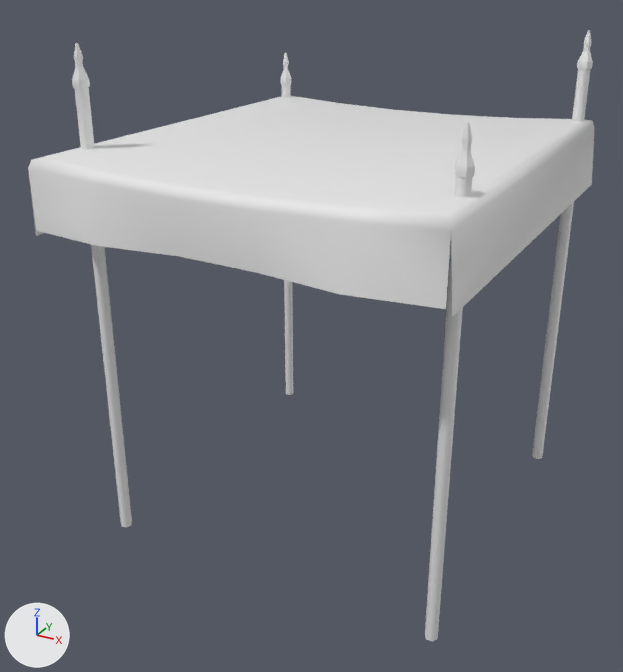
Two versions of the FBX model Assets/Graph/Enviro/Building_Modular/SpanishTent/SM_SpanishSet2_TentSmallFlat.fbx, one commit apart.
Rendered twice from a 50 mm lens placed at (5.87, -5.79, 4.83), pointed at (1.84, 1.54, 1.16). The lights are fixed; the arrows at lower left show +X, +Y and +Z. Where no turn or scale is listed for an object, it has been applied to the vertices.

Before the edit, the objects in view are built like this:
```python
me_mesh = bpy.data.meshes.new('Mesh')
me_mesh.from_pydata(...)  # 292 vertices, 498 faces; spans x 0.01..4.02, y -0.46..4.15, z -1.0..4.13
ob_sm_spanishset2_tentsmallflat = bpy.data.objects.new('SM_SpanishSet2_TentSmallFlat', me_mesh)
ob_sm_spanishset2_tentsmallflat.location = (0.0, 0.0, 0.0)
```
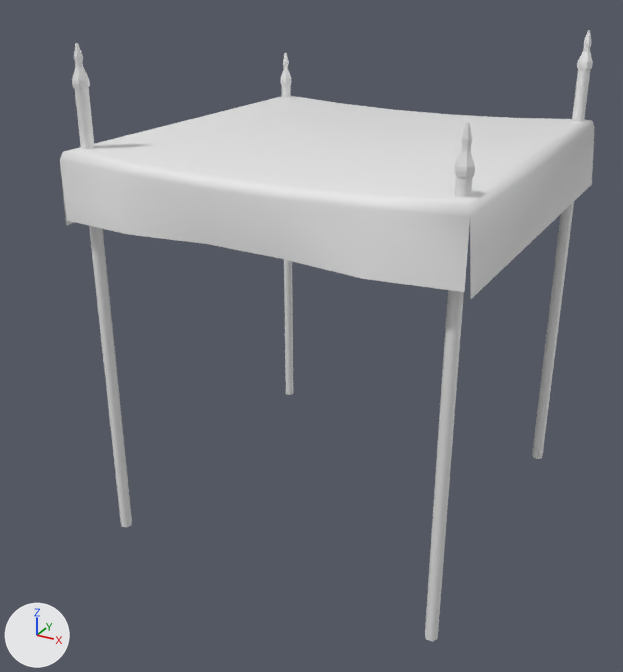
What the commit changed:
me_mesh has 292 vertices, 498 faces and spans x 0.01..4.02, y -0.46..4.15, z -1.0..4.13.
me_mesh is used by ob_sm_spanishset2_tentsmallflat; location (0.0, 0.0, 0.0).
me_mesh part 1: all 26 vertices in x 0.01..4.02, y -0.46..-0.25, z 2.49..3.21 are moved by (0.0, 0.39, 0.0).

What differs and where, as boxes [x1, y1, x2, y2] in the pictures (623 x 672 px; the box of a moved part takes in the faces that stretch with it):
'SM_SpanishSet2_TentSmallFlat', reshaped: before [28, 30, 595, 642]; after [60, 30, 595, 642]
part 1 of me_mesh, moved or reshaped: before [28, 151, 474, 317]; after [60, 151, 474, 299]
